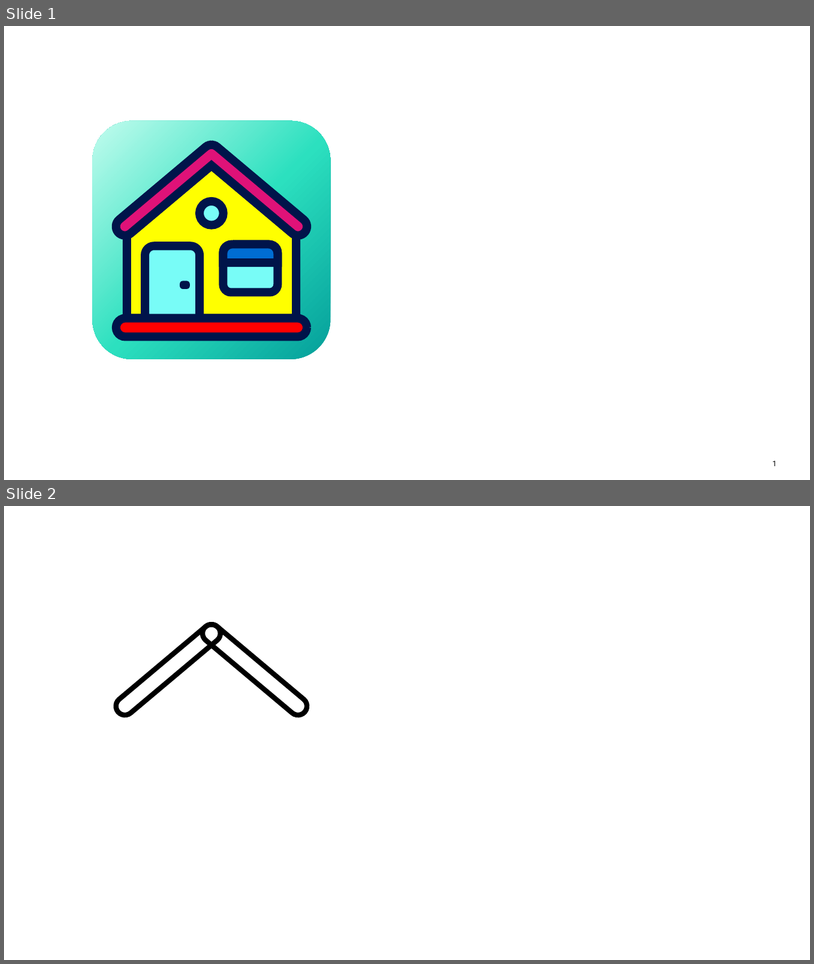
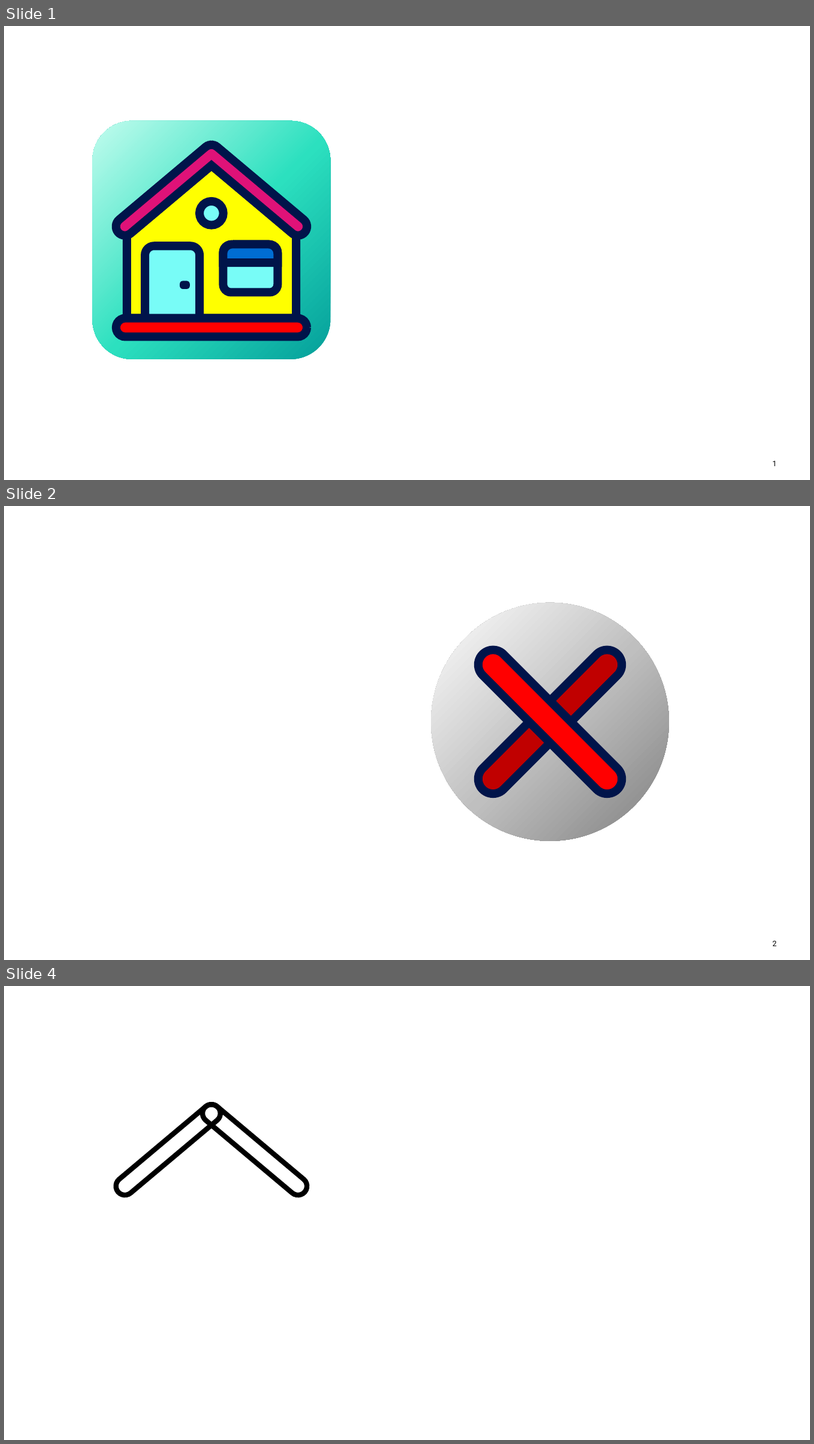
Before and after one commit to cedrik-baedorf/smart-living, a slide deck: src/main/resources/smart/housing/ui/images/iconEditor.pptx. Shown one above the other, each under a label of ours: slides 1 and 2 before the commit, slides 1, 2 and 4 after it; the slides between them are not shown. The pictures are 814x964 and 814x1444 pixels, drawn with LibreOffice and Linux fonts; fonts in the diff are those of the drawing. Boxes give left, top, right and bottom in pixels: in the first picture for what was removed or moved away, otherwise in the second. Text is boxed around its words. In the diff, an @@ line names an element or a change of style, - is before the commit and + after.

```diff
--- a/src/main/resources/smart/housing/ui/images/iconEditor.pptx
+++ b/src/main/resources/smart/housing/ui/images/iconEditor.pptx
@@ slide 2 added at (4,506,810,960), background #FFFFFF; not listed: 1 template element that a slide beside it also shows @@
@@ rounded rectangle added at (431,603,669,841), fill gradient #808080 to #BFBFBF to #FFFFFF @@
@@ rounded rectangle added at (473,643,629,799), fill #C00000, outline #00144A 10 pt @@
@@ rounded rectangle added at (473,643,629,799), fill #FF0000, outline #00144A 10 pt @@
@@ what was slide 2 is now slide 4 @@
```
Also in this commit, not shown: 1 other slide added, 14 other files.
